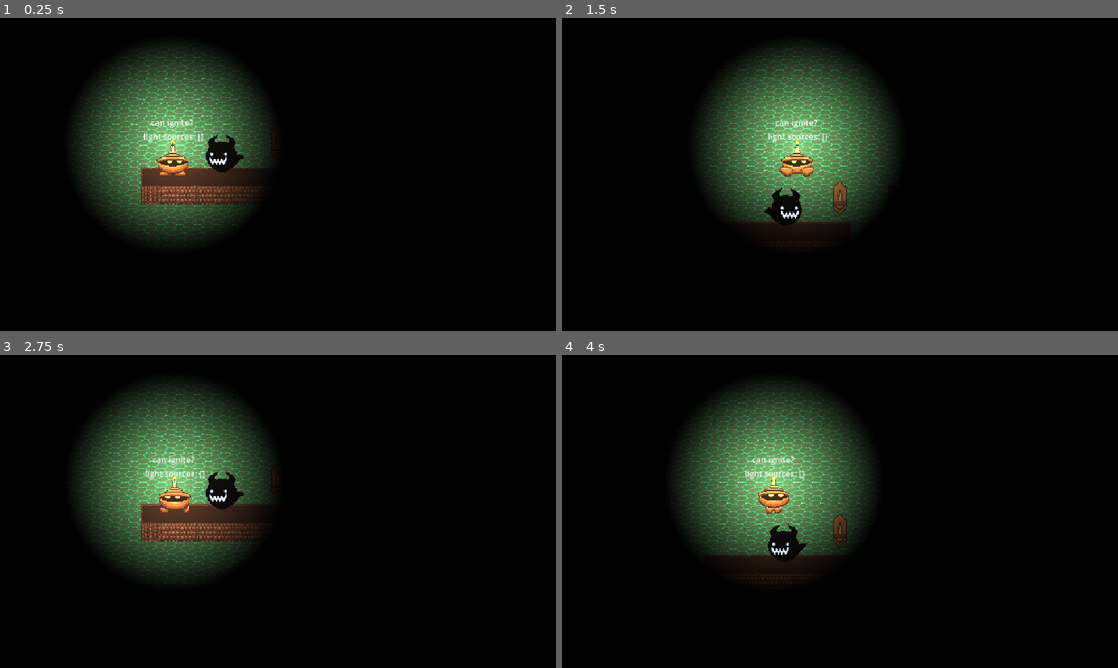
Above: before the commit, frames 1-4 (two rows, left to right).
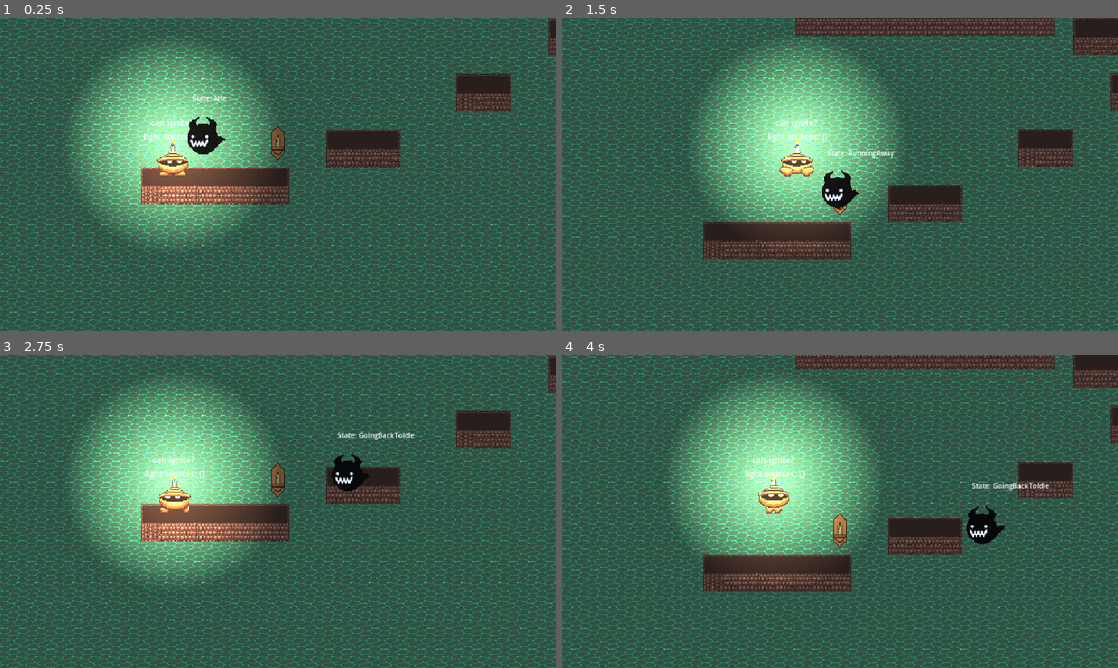
Above: after the commit, the same moments.

Repository: Clique33/Indie-Game-Clinic-2026
Game: Godot game, scene res://tests/test.tscn
The game is run twice, just before and just after one commit, with the same random seed, the same clock (stepped at 60 frames per second) and the same inputs.
Inputs (mouse positions are in pixels of both pictures, inside the frame that each line leads up to):
- Up to frame 1 (0.25 s): no input
- Up to frame 2 (1.5 s): tap Enter (turn_on) at 0.5, 0.6 s; move the mouse to (962, 158) at 0.52 s; hold D (walk_right) 0.53-1.25 s; click (962, 158) at 0.67 s; tap Space (jump) at 0.77 s; drag from (728, 190) to (795, 143) at 1.27 s
- Up to frame 3 (2.75 s): move the mouse to (333, 442) at 2.02 s; hold A (walk_left) from 2.03 s (still down); tap Enter (turn_on) at 2.1 s
- Up to frame 4 (4 s): release A (walk_left) at 2.75 s; drag from (812, 574) to (734, 480) at 2.77 s; move the mouse to (1006, 558) at 3.52 s; hold D (walk_right) from 3.53 s (still down); tap Delete at 3.6 s; tap Space (jump) at 3.77 s; tap Enter (turn_on) at 3.8 s

The runs differ from the first frame. In frame 1, 100% of the frame differs, in the area x 0-100%, y 0-100%; in frame 2, 100%; in frame 3, 99%; in frame 4, 99%.

Commit message:
enemy correctly changes states once it enters or leaves lamps ranges

Diff:
--- /dev/null
+++ b/indie-game-clinic-2026/entities/enemies/debug.gd
@@ -0,0 +1,8 @@
+extends Control
+
+
+@onready var state_label: Label = $VBoxContainer/State
+
+
+func _on_state_machine_player_transited(_from: Variant, to: Variant) -> void:
+	state_label.text = "State: " + str(to)
--- a/indie-game-clinic-2026/entities/enemies/enemy.gd
+++ b/indie-game-clinic-2026/entities/enemies/enemy.gd
@@ -19,11 +19,14 @@
 @onready var lighting: Node2D = $Sprite/Lighting
 @onready var mouth_occluder: LightOccluder2D = $Sprite/Lighting/MouthOccluder
 @onready var hit_box: Area2D = $HitBox
+@onready var state_machine_player: StateMachinePlayer = $StateMachineManager/StateMachinePlayer
 
 
 func _physics_process(_delta: float) -> void:
 	if player:
 		look_to(is_right())
+	velocity = Vector2.RIGHT*100
+	move_and_slide()
 
 
 func _input(event: InputEvent) -> void:
@@ -40,12 +43,12 @@
 				) < 90
 
 
-func run_away_from(_danger : Node2D) -> void:
-	push_error("TODO")
+func run_away_from(danger : Lamp) -> void:
+	state_machine_player.set_trigger("light_within_range")
 
 
-func stop_running_away() -> void:
-	push_error("TODO")
+func stop_running_away_from(_danger : Lamp) -> void:
+	state_machine_player.set_trigger("light_out_of_range")
 
 
 func look_to(right : bool) -> void:
@@ -60,17 +63,6 @@
 	sprite.flip_h = right
 
 
-func _on_hit_box_area_entered(area: Area2D) -> void:
-	if area.get_parent() is Flame or area.get_parent() is Lamp:
-		run_away_from(area.get_parent())
-
-
-func _on_hit_box_area_exited(area: Area2D) -> void:
-	if area.get_parent() is Flame or area.get_parent() is Lamp:
-		stop_running_away()
-
-
 func _on_hit_box_body_entered(body: Node2D) -> void:
 	if body is Player:
 		killed_player.emit()
-		print("DEAD")
--- a/indie-game-clinic-2026/entities/enemies/enemy.tscn
+++ b/indie-game-clinic-2026/entities/enemies/enemy.tscn
@@ -9,6 +9,7 @@
 [ext_resource type="Script" uid="uid://b47k3uw57tkrm" path="res://addons/imjp94.yafsm/src/states/State.gd" id="6_sb13e"]
 [ext_resource type="Script" uid="uid://p5r7y7oaxpjt" path="res://addons/imjp94.yafsm/src/transitions/Transition.gd" id="7_3udgd"]
 [ext_resource type="Script" uid="uid://d2ipbppwstm06" path="res://addons/imjp94.yafsm/src/conditions/Condition.gd" id="8_vabdn"]
+[ext_resource type="Script" uid="uid://dj7ds338g1c73" path="res://entities/enemies/debug.gd" id="10_sb13e"]
 
 [sub_resource type="AtlasTexture" id="AtlasTexture_twyc1"]
 atlas = ExtResource("2_5lf1o")
@@ -179,37 +180,37 @@
 [sub_resource type="Resource" id="Resource_nrfwl"]
 script = ExtResource("6_sb13e")
 name = "Entry"
-metadata/graph_offset = Vector2(121, 62.5)
+metadata/graph_offset = Vector2(461, 222.5)
 
 [sub_resource type="Resource" id="Resource_5xow2"]
 script = ExtResource("6_sb13e")
 name = "Idle"
-metadata/graph_offset = Vector2(321, 62.5)
+metadata/graph_offset = Vector2(461, 142.5)
 
 [sub_resource type="Resource" id="Resource_xmuku"]
 script = ExtResource("6_sb13e")
 name = "RunningAway"
-metadata/graph_offset = Vector2(623, 242.5)
+metadata/graph_offset = Vector2(683, 142.5)
 
 [sub_resource type="Resource" id="Resource_2ggct"]
 script = ExtResource("6_sb13e")
 name = "Attacking"
-metadata/graph_offset = Vector2(637.5, 402.5)
+metadata/graph_offset = Vector2(697.5, 302.5)
 
 [sub_resource type="Resource" id="Resource_wy1il"]
 script = ExtResource("6_sb13e")
 name = "KeepingDistance"
-metadata/graph_offset = Vector2(293.5, 402.5)
+metadata/graph_offset = Vector2(433.5, 302.5)
 
 [sub_resource type="Resource" id="Resource_53k0f"]
 script = ExtResource("6_sb13e")
 name = "GoingBackToIdle"
-metadata/graph_offset = Vector2(613.5, 62.49997)
+metadata/graph_offset = Vector2(433.5, -37.5)
 
 [sub_resource type="Resource" id="Resource_gj3y3"]
 script = ExtResource("6_sb13e")
 name = "PlayerBecameVulnerable"
-metadata/graph_offset = Vector2(267.5, 242.5)
+metadata/graph_offset = Vector2(147.5, 142.5)
 
 [sub_resource type="Resource" id="Resource_u01qb"]
 script = ExtResource("7_3udgd")
@@ -252,18 +253,6 @@
 "light_out_of_range": SubResource("Resource_ku6gj")
 }
 
-[sub_resource type="Resource" id="Resource_3udgd"]
-script = ExtResource("8_vabdn")
-name = "player_is_dimming"
-
-[sub_resource type="Resource" id="Resource_vabdn"]
-script = ExtResource("7_3udgd")
-from = "RunningAway"
-to = "PlayerBecameVulnerable"
-conditions = {
-"player_is_dimming": SubResource("Resource_3udgd")
-}
-
 [sub_resource type="Resource" id="Resource_y4tt3"]
 script = ExtResource("8_vabdn")
 name = "back_to_initial_pos"
@@ -274,6 +263,18 @@
 to = "Idle"
 conditions = {
 "back_to_initial_pos": SubResource("Resource_y4tt3")
+}
+
+[sub_resource type="Resource" id="Resource_3udgd"]
+script = ExtResource("8_vabdn")
+name = "player_is_dimming"
+
+[sub_resource type="Resource" id="Resource_vabdn"]
+script = ExtResource("7_3udgd")
+from = "GoingBackToIdle"
+to = "PlayerBecameVulnerable"
+conditions = {
+"player_is_dimming": SubResource("Resource_3udgd")
 }
 
 [sub_resource type="Resource" id="Resource_rag6w"]
@@ -349,7 +350,8 @@
 "Idle": SubResource("Resource_u01qb")
 },
 "GoingBackToIdle": {
-"Idle": SubResource("Resource_21xsh")
+"Idle": SubResource("Resource_21xsh"),
+"PlayerBecameVulnerable": SubResource("Resource_vabdn")
 },
 "Idle": {
 "PlayerBecameVulnerable": SubResource("Resource_sb13e"),
@@ -363,8 +365,7 @@
 "KeepingDistance": SubResource("Resource_lmmiu")
 },
 "RunningAway": {
-"GoingBackToIdle": SubResource("Resource_8edke"),
-"PlayerBecameVulnerable": SubResource("Resource_vabdn")
+"GoingBackToIdle": SubResource("Resource_8edke")
 }
 }
 
@@ -503,8 +504,32 @@
 state_machine = SubResource("Resource_2k7wq")
 metadata/_custom_type_script = "uid://byk1ah113xskx"
 
-[connection signal="area_entered" from="HitBox" to="." method="_on_hit_box_area_entered"]
-[connection signal="area_exited" from="HitBox" to="." method="_on_hit_box_area_exited"]
+[node name="Debug" type="Control" parent="." unique_id=1019029088]
+layout_mode = 3
+anchors_preset = 8
+anchor_left = 0.5
+anchor_top = 0.5
+anchor_right = 0.5
+anchor_bottom = 0.5
+offset_left = -20.0
+offset_top = -75.0
+offset_right = 20.0
+offset_bottom = -35.0
+grow_horizontal = 2
+grow_vertical = 2
+script = ExtResource("10_sb13e")
+
+[node name="VBoxContainer" type="VBoxContainer" parent="Debug" unique_id=2105049365]
+layout_mode = 0
+offset_right = 40.0
+offset_bottom = 40.0
+
+[node name="State" type="Label" parent="Debug/VBoxContainer" unique_id=1679850604]
+layout_mode = 2
+theme_override_font_sizes/font_size = 12
+text = "State : "
+
 [connection signal="body_entered" from="HitBox" to="." method="_on_hit_box_body_entered"]
 [connection signal="transited" from="StateMachineManager/StateMachinePlayer" to="StateMachineManager" method="_on_state_machine_player_transited"]
+[connection signal="transited" from="StateMachineManager/StateMachinePlayer" to="Debug" method="_on_state_machine_player_transited"]
 [connection signal="updated" from="StateMachineManager/StateMachinePlayer" to="StateMachineManager" method="_on_state_machine_player_updated"]
--- a/indie-game-clinic-2026/entities/lamps/lamp.gd
+++ b/indie-game-clinic-2026/entities/lamps/lamp.gd
@@ -1,5 +1,12 @@
 extends AnimatedSprite2D
 class_name Lamp
+
+
+signal update_scare_area_radius(multiplier : float)
+@warning_ignore("unused_signal")
+signal scare_enemy(lamp : Lamp)
+@warning_ignore("unused_signal")
+signal enemy_is_safe_from(lamp : Lamp)
 
 
 @export var turned_on_energy : float = 1
@@ -20,18 +27,18 @@
 
 func _ready() -> void:
 	play("turned_off")
+	update_scare_area_radius.emit(point_light.texture_scale)
 
 
 func turn_on(from_player : bool = true, _time: float = time_to_alternate) -> void:
-	print("tried turning")
 	if is_turned_on:
 		return
 	if from_player:
-		print("player in range: ",_player_in_range, " can ignite: ", _player_in_range.can_ignite())
 		if not _player_in_range or _player_in_range.can_ignite():
 			return
 	ignite_player.play(0.15)
 	buzzing_player.play()
+
 	point_light.energy = turned_on_energy
 	flame_sprite.scale = Vector2.ONE
 	play("turned_on"+str(randi_range(0,1)))
--- a/indie-game-clinic-2026/entities/lamps/lamp.tscn
+++ b/indie-game-clinic-2026/entities/lamps/lamp.tscn
@@ -177,6 +177,8 @@
 
 [node name="ScareArea" type="Area2D" parent="AreasManager" unique_id=1061406730]
 position = Vector2(-0.5, -23)
+collision_layer = 4
+collision_mask = 4
 
 [node name="CollisionShape2D" type="CollisionShape2D" parent="AreasManager/ScareArea" unique_id=596823021]
 position = Vector2(0.5, 5)
@@ -203,7 +205,6 @@
 position = Vector2(0, 2.5)
 color = Color(1, 0.92266667, 0.71000004, 1)
 energy = 0.0
-shadow_enabled = true
 texture = ExtResource("2_0y5yf")
 texture_scale = 0.75
 
--- a/indie-game-clinic-2026/entities/lamps/lamp_areas_manager.gd
+++ b/indie-game-clinic-2026/entities/lamps/lamp_areas_manager.gd
@@ -1,11 +1,16 @@
 extends Node2D
 class_name LampAreasManager
 
-signal scare_enemy(lamp : Lamp)
-signal enemy_is_safe_from(lamp : Lamp)
+
+@export var scare_area_base_radius : float = 128
 
 
 @onready var lamp : Lamp = get_parent()
+@onready var scare_collision_shape: CollisionShape2D = $ScareArea/CollisionShape2D
+
+
+func _ready() -> void:
+	update_scare_area_radius(1)
 
 
 func _on_iluminable_area_area_entered(area: Area2D) -> void:
@@ -31,10 +36,14 @@
 func _on_scare_area_body_entered(body: Node2D) -> void:
 	if not body is Enemy:
 		return
-	scare_enemy.emit(lamp)
+	lamp.scare_enemy.emit(lamp)
 
 
 func _on_scare_area_body_exited(body: Node2D) -> void:
 	if not body is Enemy:
 		return
-	enemy_is_safe_from.emit(lamp)
+	lamp.enemy_is_safe_from.emit(lamp)
+
+
+func update_scare_area_radius(multiplier: float) -> void:
+	scare_collision_shape.shape.radius = scare_area_base_radius*multiplier
--- a/indie-game-clinic-2026/entities/player/player.gd
+++ b/indie-game-clinic-2026/entities/player/player.gd
@@ -69,7 +69,6 @@
 
 
 func _on_can_be_iluminated_area_area_entered(area: Area2D) -> void:
-	print(area.get_parent().name)
 	if area.name == "IluminableArea":
 		light_sources_in_range.append(area.get_parent().lamp)
 	is_light_source_in_range_label.text = "light sources: " + str(light_sources_in_range)
--- /dev/null
+++ b/indie-game-clinic-2026/tests/enemies.gd
@@ -0,0 +1,10 @@
+extends Node2D
+
+
+
+# Called every frame. 'delta' is the elapsed time since the previous frame.
+func connect_lamps_to_enemies(lamps_parent : Node2D) -> void:
+	for enemy in get_children():
+		for lamp in lamps_parent.get_children():
+			(lamp as Lamp).connect("scare_enemy",(enemy as Enemy).run_away_from)
+			(lamp as Lamp).connect("enemy_is_safe_from",(enemy as Enemy).stop_running_away_from)
--- /dev/null
+++ b/indie-game-clinic-2026/tests/test.gd
@@ -0,0 +1,9 @@
+extends Node2D
+
+
+@onready var enemies: Node2D = $Enemies
+@onready var lamps: Node2D = $Lamps
+
+
+func _ready() -> void:
+	enemies.connect_lamps_to_enemies(lamps)
--- a/indie-game-clinic-2026/tests/test.tscn
+++ b/indie-game-clinic-2026/tests/test.tscn
@@ -1,12 +1,15 @@
 [gd_scene format=3 uid="uid://dg6sve8kidkd3"]
 
+[ext_resource type="Script" uid="uid://bc23uj2qffft4" path="res://tests/test.gd" id="1_jenrn"]
 [ext_resource type="PackedScene" uid="uid://bmebh8syonlju" path="res://entities/player/player.tscn" id="1_yggfj"]
 [ext_resource type="PackedScene" uid="uid://fi8thhimw1r0" path="res://entities/lamps/lamp.tscn" id="2_eig8f"]
+[ext_resource type="Script" uid="uid://ctc2tpcd11a54" path="res://tests/enemies.gd" id="4_mm0ke"]
 [ext_resource type="PackedScene" uid="uid://4f35o1224dyp" path="res://entities/bonfire.tscn" id="4_ry45r"]
 [ext_resource type="PackedScene" uid="uid://bpv38cudtipdr" path="res://levels/level.tscn" id="5_dsb46"]
 [ext_resource type="PackedScene" uid="uid://brxra10f281ro" path="res://entities/enemies/enemy.tscn" id="5_uofsi"]
 
 [node name="Test" type="Node2D" unique_id=7882562]
+script = ExtResource("1_jenrn")
 
 [node name="Level" parent="." unique_id=486952134 instance=ExtResource("5_dsb46")]
 self_modulate = Color(0.4506483, 0.4506483, 0.45064825, 1)
@@ -22,31 +25,41 @@
 drag_horizontal_enabled = true
 drag_horizontal_offset = 0.1
 
-[node name="Enemy" parent="." unique_id=785337415 node_paths=PackedStringArray("player") instance=ExtResource("5_uofsi")]
+[node name="Enemies" type="Node2D" parent="." unique_id=821393978]
+script = ExtResource("4_mm0ke")
+
+[node name="Enemy" parent="Enemies" unique_id=785337415 node_paths=PackedStringArray("player") instance=ExtResource("5_uofsi")]
 z_index = 3
-position = Vector2(135.08698, 606.7151)
-player = NodePath("../Player")
+position = Vector2(77.38794, 576.19147)
+player = NodePath("../../Player")
 
 [node name="DirectionalLight2D" type="DirectionalLight2D" parent="." unique_id=2140322039]
 energy = 0.0
 
 [node name="CanvasModulate" type="CanvasModulate" parent="." unique_id=78310192]
+visible = false
 color = Color(0, 0, 0, 1)
 
-[node name="Lamp" parent="." unique_id=1421458748 instance=ExtResource("2_eig8f")]
+[node name="Bonfire" parent="." unique_id=956425402 instance=ExtResource("4_ry45r")]
+position = Vector2(-9.097015, 124.31)
+
+[node name="Lamps" type="Node2D" parent="." unique_id=1724793873]
+
+[node name="Lamp" parent="Lamps" unique_id=1421458748 instance=ExtResource("2_eig8f")]
 position = Vector2(230.14597, 596.326)
 time_to_fully_dim = 10.0
 time_to_alternate = 1.0
 
-[node name="Lamp2" parent="." unique_id=1076608020 instance=ExtResource("2_eig8f")]
+[node name="Lamp2" parent="Lamps" unique_id=1076608020 instance=ExtResource("2_eig8f")]
 position = Vector2(791.5095, 335.68964)
 time_to_fully_dim = 10.0
 time_to_alternate = 1.0
 
-[node name="Lamp3" parent="." unique_id=1767103788 instance=ExtResource("2_eig8f")]
+[node name="Lamp3" parent="Lamps" unique_id=1767103788 instance=ExtResource("2_eig8f")]
 position = Vector2(594.9641, 197.14418)
 time_to_fully_dim = 10.0
 time_to_alternate = 1.0
 
-[node name="Bonfire" parent="." unique_id=956425402 instance=ExtResource("4_ry45r")]
-position = Vector2(-9.097015, 124.31)
+[connection signal="update_scare_area_radius" from="Lamps/Lamp" to="Lamps/Lamp/AreasManager" method="update_scare_area_radius"]
+[connection signal="update_scare_area_radius" from="Lamps/Lamp2" to="Lamps/Lamp2/AreasManager" method="update_scare_area_radius"]
+[connection signal="update_scare_area_radius" from="Lamps/Lamp3" to="Lamps/Lamp3/AreasManager" method="update_scare_area_radius"]
Not shown, added: indie-game-clinic-2026/entities/enemies/debug.gd.uid
Not shown, added: indie-game-clinic-2026/tests/enemies.gd.uid
Not shown, added: indie-game-clinic-2026/tests/test.gd.uid
